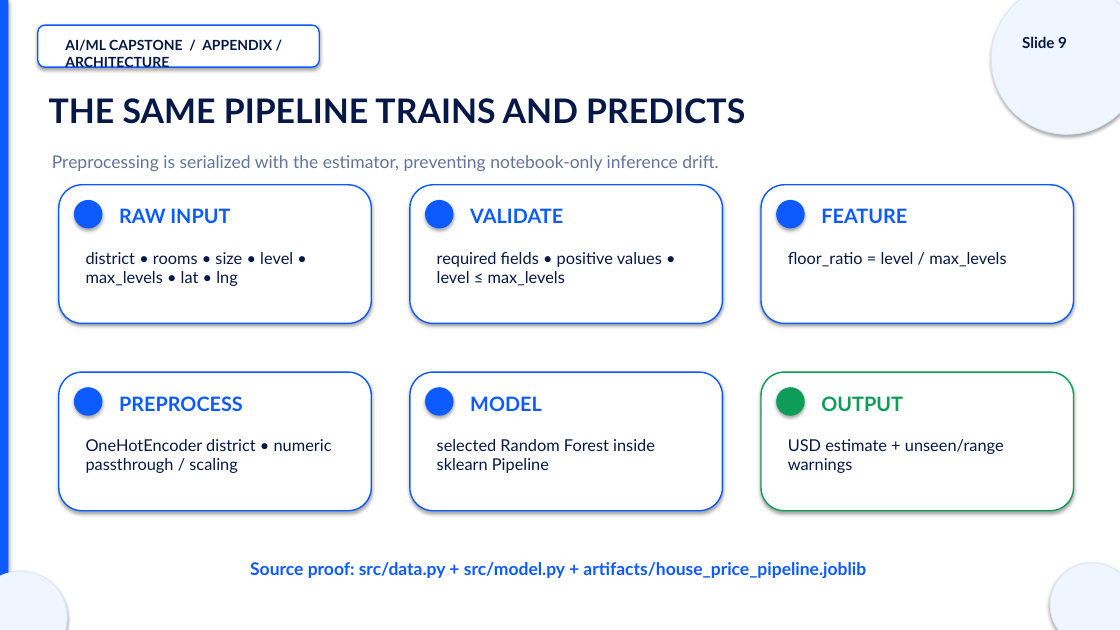
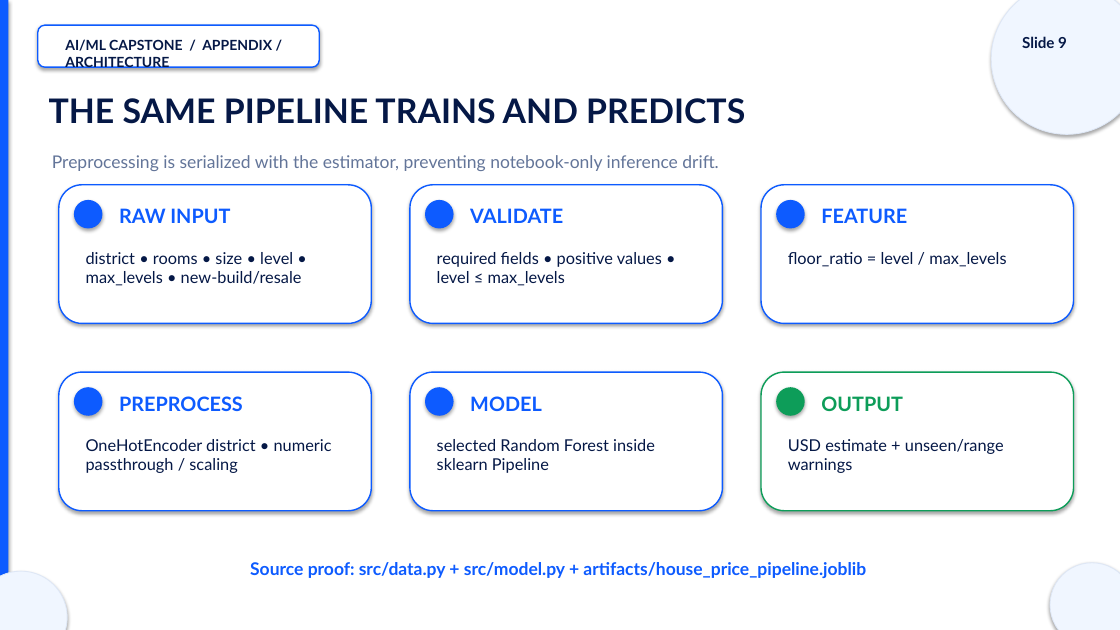
Before and after one commit to DilnuraHamdamova/tashkent-house-price-predictor, a slide deck: slide 9 of presentation/Tashkent_House_Price_Defense.pptx. Drawn at 1120x630 pixels with LibreOffice and Linux fonts; fonts in the diff are those of the drawing. Boxes give left, top, right and bottom in pixels: in the first picture for what was removed or moved away, otherwise in the second. Text is boxed around its words. In the diff, an @@ line names an element or a change of style, - is before the commit and + after.

```diff
--- a/presentation/Tashkent_House_Price_Defense.pptx
+++ b/presentation/Tashkent_House_Price_Defense.pptx
@@ text at box(86, 252, 302, 286): text changed @@
-district • rooms • size • level • max_levels • lat • lng
+district • rooms • size • level • max_levels • new-build/resale
```
Also in this commit, not shown: 9 other slides changed, 40 other files.
